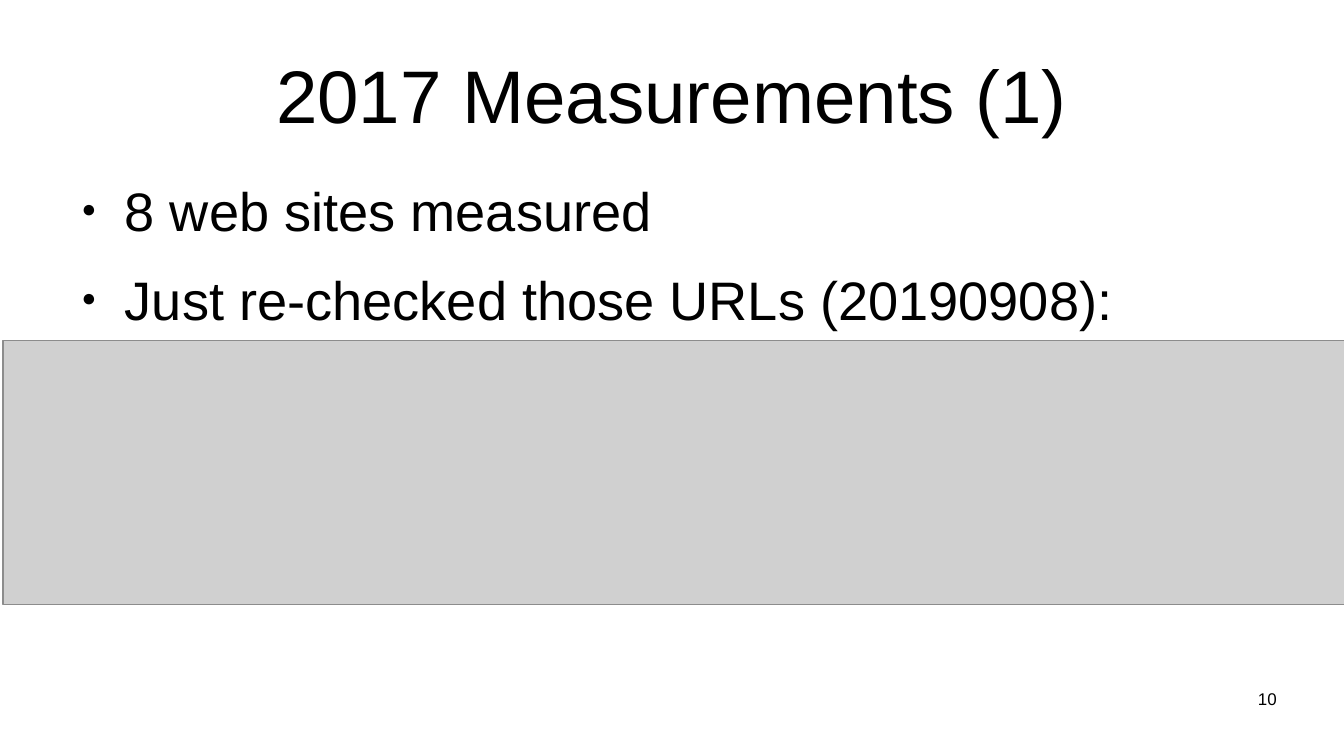
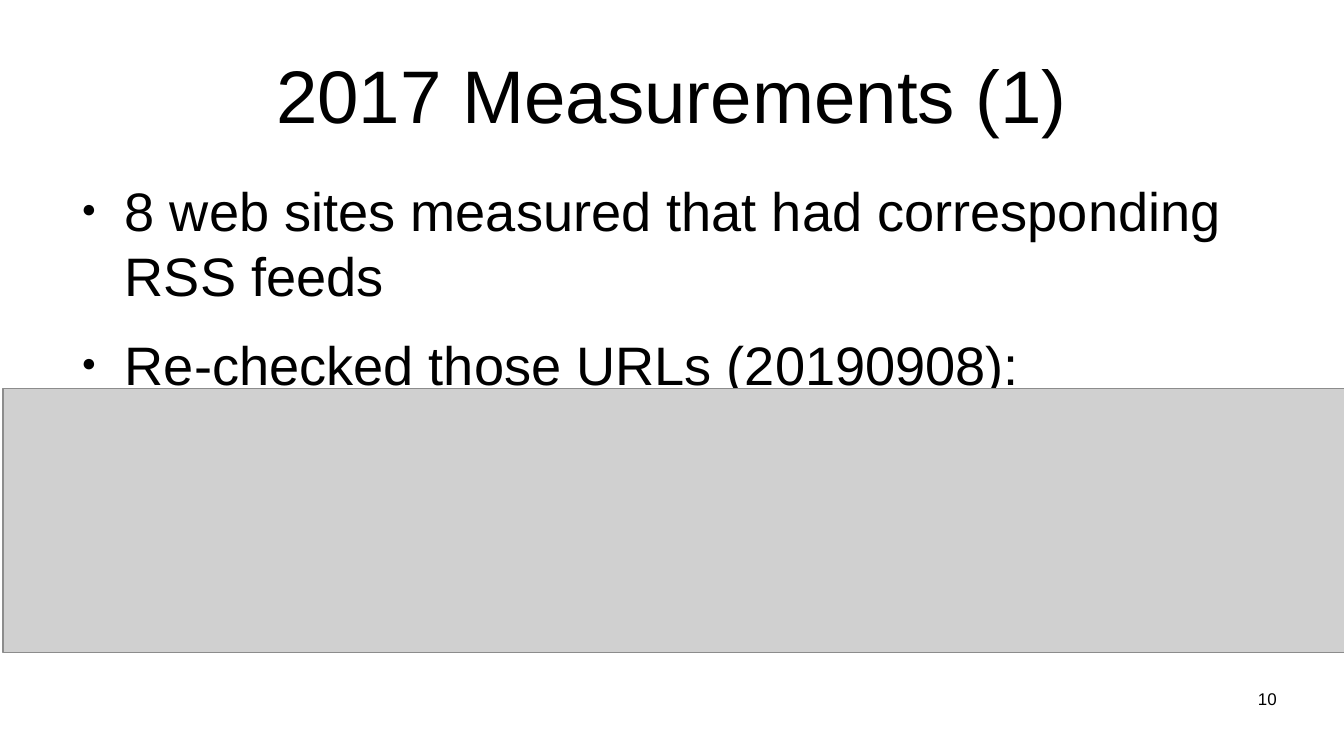
Before and after one commit to sftcd/witidtm, a slide deck: slide 10 of lectures/300-jellie.odp. Drawn at 1344x756 pixels with LibreOffice and Linux fonts; fonts in the diff are those of the drawing; grey boxes stand for pictures. Boxes give left, top, right and bottom in pixels: in the first picture for what was removed or moved away, otherwise in the second. Text is boxed around its words. In the diff, an @@ line names an element or a change of style, - is before the commit and + after.

```diff
--- a/lectures/300-jellie.odp
+++ b/lectures/300-jellie.odp
@@ text at bbox=[125, 191, 1220, 394]: text changed @@
-● 8 web sites measured
-● Just re-checked those URLs (20190908):
+● 8 web sites measured that had corresponding RSS feeds
+● Re-checked those URLs (20190908):
@@ picture: place and size @@
-picture at bbox=[2, 340, 1344, 605]
+picture at bbox=[2, 389, 1344, 654]
```
Also in this commit, not shown: 3 other slides changed, 3 slides added, 1 slide removed, 1 other file.
